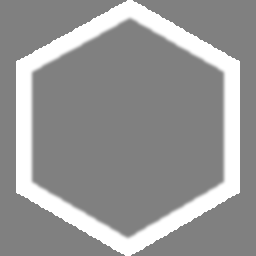
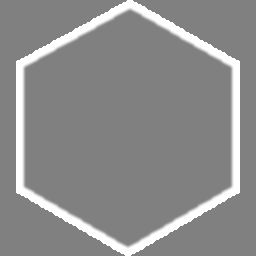
Layer changes from the first w=256, h=256 image to the second:
added group "8px" with 2 layers above "16px" over [22, 7, 234, 249]
added layer "outline-4px copy" in group "8px" over [22, 7, 234, 249]
added layer "blur-8px" in group "8px" over [22, 7, 234, 249]
hid group "16px" (2 layers) over [22, 7, 234, 249]
